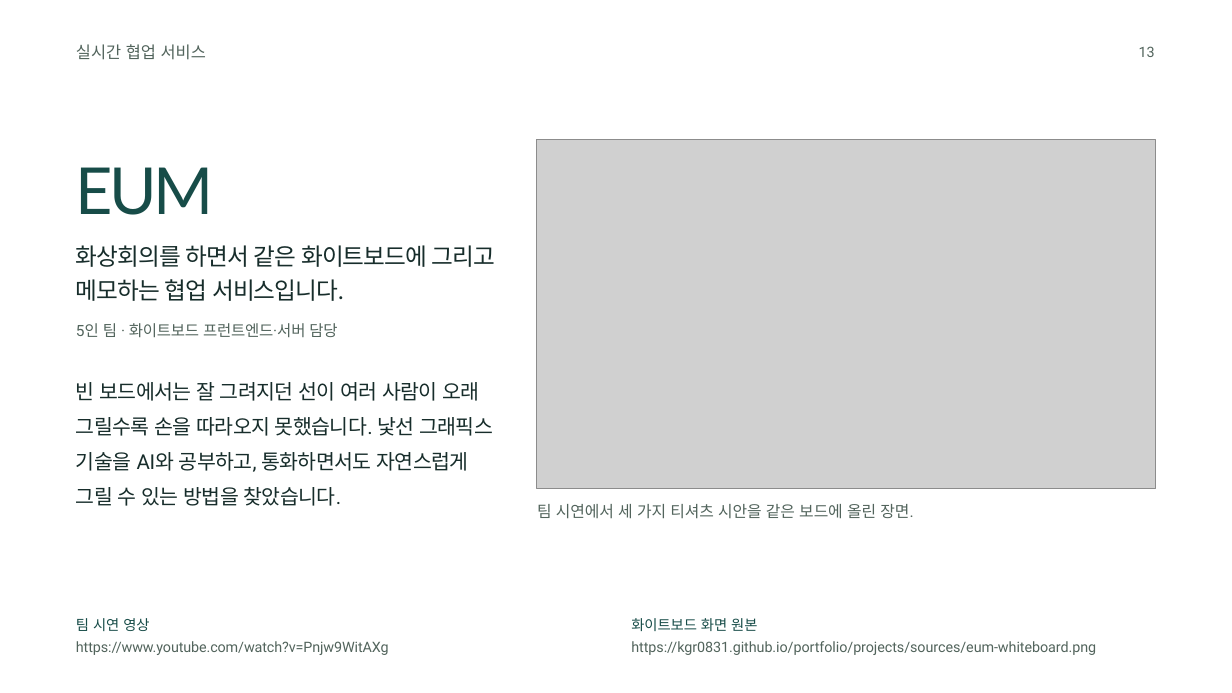
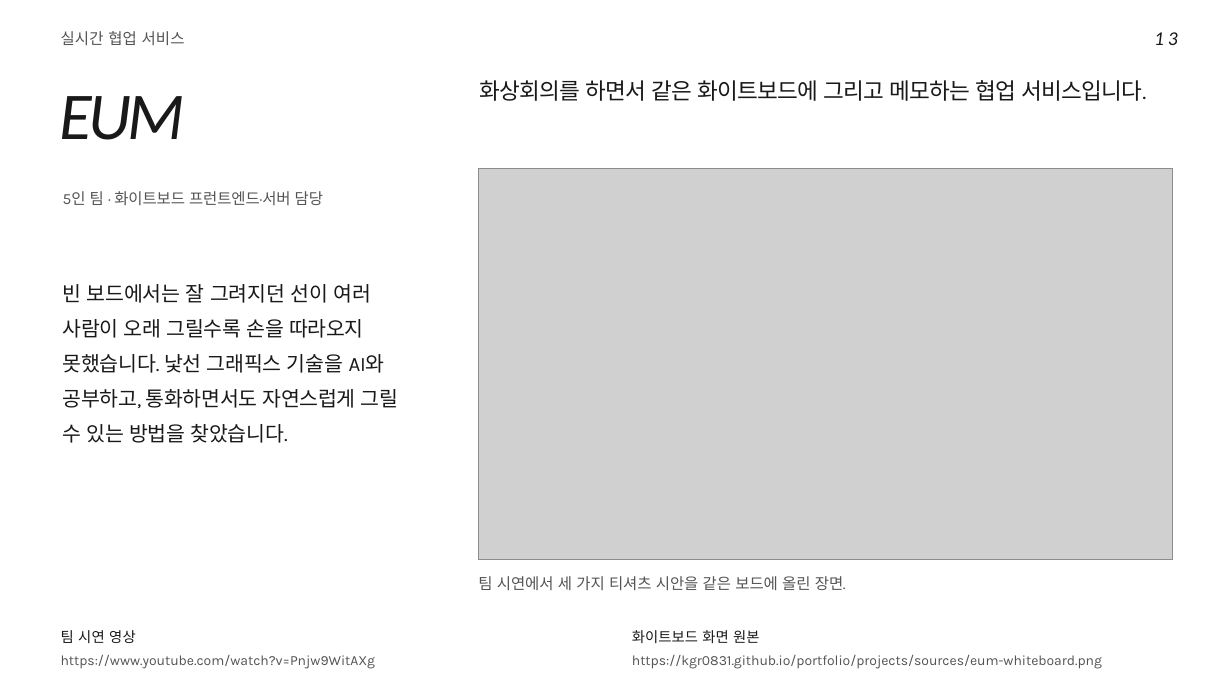
Before and after one commit to kgr0831/kgr0831.github.io, a slide deck: slide 13 of portfolio/pearlabyss/portfolio.pptx. Drawn at 1232x693 pixels with LibreOffice and Linux fonts; fonts in the diff are those of the drawing; grey boxes stand for pictures; background and template pictures are left out. Boxes give left, top, right and bottom in pixels: in the first picture for what was removed or moved away, otherwise in the second. Text is boxed around its words. In the diff, an @@ line names an element or a change of style, - is before the commit and + after.

Commit message:
Redesign the portfolio around documentary photography and Korean editorial typography

```diff
--- a/portfolio/pearlabyss/portfolio.pptx
+++ b/portfolio/pearlabyss/portfolio.pptx
@@ text "13" moved from (x1=1139, y1=46, x2=1155, y2=57) to (x1=1154, y1=32, x2=1178, y2=45) @@
@@ text "13" at (x1=1154, y1=32, x2=1178, y2=45): size 10.5 to 14.2 pt, font Roboto to Calibri, text colour #52645C to #191919, letter spacing 0 to 2.8 pt, italic on @@
@@ text "실시간 협업 서비스" moved from (x1=76, y1=44, x2=206, y2=60) to (x1=61, y1=31, x2=185, y2=45) @@
@@ text "실시간 협업 서비스" at (x1=61, y1=31, x2=185, y2=45): size 12 to 11.2 pt, font Lato to Karla, text colour #52645C to #545454, letter spacing 0 to 0.1 pt @@
@@ text "EUM" moved from (x1=76, y1=167, x2=214, y2=215) to (x1=60, y1=96, x2=185, y2=140) @@
@@ text "EUM" at (x1=60, y1=96, x2=185, y2=140): size 47.2 to 48.8 pt, font Lato to Calibri, text colour #174C48 to #191919, letter spacing -2.7 to -2.5 pt, italic on @@
@@ text at (x1=479, y1=80, x2=1146, y2=101): text changed; size 17.2 to 16.5 pt; font Lato to Karla; text colour #172D2B to #191919 @@
-화상회의를 하면서 같은 화이트보드에 그리고
+화상회의를 하면서 같은 화이트보드에 그리고 메모하는 협업 서비스입니다.
@@ picture resized from (x1=537, y1=140, x2=1156, y2=489) to (x1=478, y1=169, x2=1172, y2=560) @@
@@ text "5인 팀 · 화이트보드 프런트엔드·서버 ..." moved from (x1=76, y1=323, x2=337, y2=337) to (x1=63, y1=191, x2=323, y2=205) @@
@@ text "5인 팀 · 화이트보드 프런트엔드·서버 ..." at (x1=63, y1=191, x2=323, y2=205): font Roboto to Karla, text colour #52645C to #545454 @@
@@ text at (x1=63, y1=284, x2=371, y2=303): text changed; font Roboto to Karla; text colour #172D2B to #191919 @@
-빈 보드에서는 잘 그려지던 선이 여러 사람이 오래
+빈 보드에서는 잘 그려지던 선이 여러
@@ text at (x1=63, y1=319, x2=364, y2=338): text changed; size 17.2 to 15 pt; font Lato to Karla; text colour #172D2B to #191919 @@
-메모하는 협업 서비스입니다.
+사람이 오래 그릴수록 손을 따라오지
@@ text at (x1=63, y1=354, x2=385, y2=373): text changed; font Roboto to Karla; text colour #172D2B to #191919 @@
-그릴수록 손을 따라오지 못했습니다. 낯선 그래픽스
+못했습니다. 낯선 그래픽스 기술을 AI와
@@ text at (x1=63, y1=389, x2=398, y2=408): text changed; font Roboto to Karla; text colour #172D2B to #191919 @@
-기술을 AI와 공부하고, 통화하면서도 자연스럽게
+공부하고, 통화하면서도 자연스럽게 그릴
@@ text at (x1=63, y1=424, x2=288, y2=443): text changed; font Roboto to Karla; text colour #172D2B to #191919 @@
-그릴 수 있는 방법을 찾았습니다.
+수 있는 방법을 찾았습니다.
@@ text "팀 시연에서 세 가지 티셔츠 ..." moved from (x1=537, y1=504, x2=913, y2=519) to (x1=478, y1=576, x2=846, y2=590) @@
@@ text "팀 시연에서 세 가지 티셔츠 ..." at (x1=478, y1=576, x2=846, y2=590): size 11.6 to 11.2 pt, font Roboto to Karla, text colour #52645C to #545454, letter spacing -0.1 to 0 pt @@
@@ text "팀 시연 영상" moved from (x1=76, y1=618, x2=149, y2=631) to (x1=61, y1=630, x2=136, y2=643) @@
@@ text "팀 시연 영상" at (x1=61, y1=630, x2=136, y2=643): font Lato to Karla, text colour #174C48 to #191919, letter spacing 0 to 0.2 pt @@
@@ text "화이트보드 화면 원본" moved from (x1=631, y1=618, x2=757, y2=631) to (x1=632, y1=630, x2=759, y2=643) @@
@@ text "화이트보드 화면 원본" at (x1=632, y1=630, x2=759, y2=643): font Lato to Karla, text colour #174C48 to #191919, letter spacing 0 to 0.1 pt @@
@@ text "https://www.youtube.com/watch?v=Pnjw9WitAXg" moved from (x1=76, y1=641, x2=389, y2=655) to (x1=61, y1=655, x2=376, y2=669) @@
@@ text "https://www.youtube.com/watch?v=Pnjw9WitAXg" at (x1=61, y1=655, x2=376, y2=669): size 10.5 to 10.2 pt, font Roboto to Karla, text colour #52645C to #545454, letter spacing -0.1 to 0 pt @@
@@ text "https://kgr0831.github.io/portfolio/projects/sources/eum-whi ..." moved from (x1=631, y1=641, x2=1096, y2=655) to (x1=632, y1=655, x2=1102, y2=669) @@
@@ text "https://kgr0831.github.io/portfolio/projects/sources/eum-whi ..." at (x1=632, y1=655, x2=1102, y2=669): size 10.5 to 10.2 pt, font Roboto to Karla, text colour #52645C to #545454 @@
```
Also in this commit, not shown: 16 other slides changed, 6 other files.
